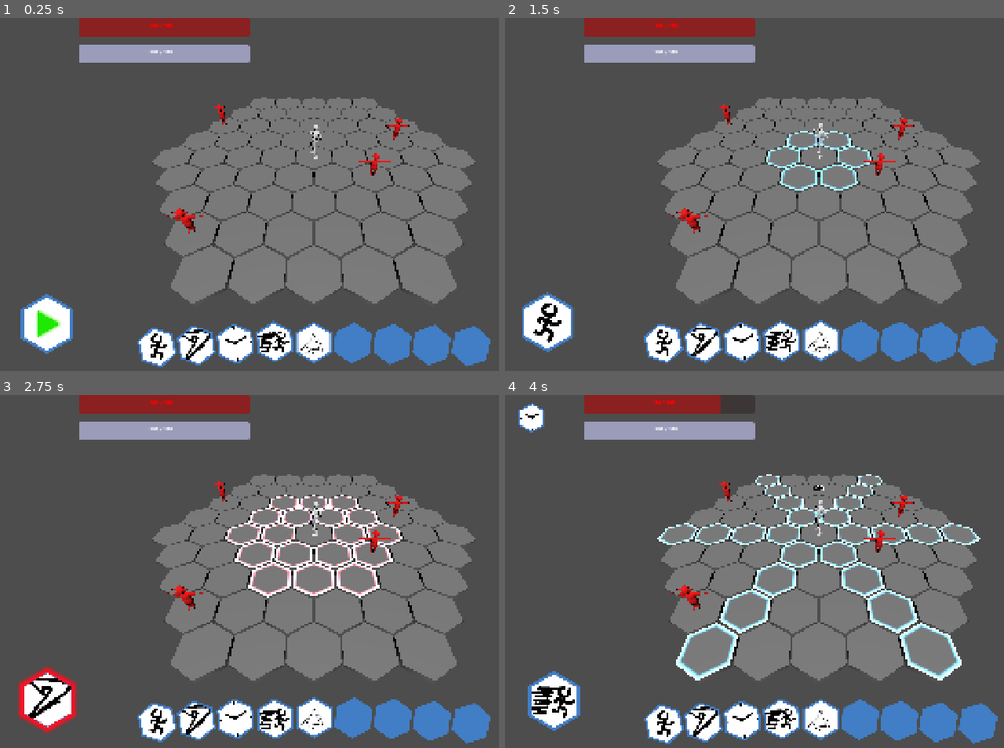
Above: before the commit, frames 1-4 (two rows, left to right).
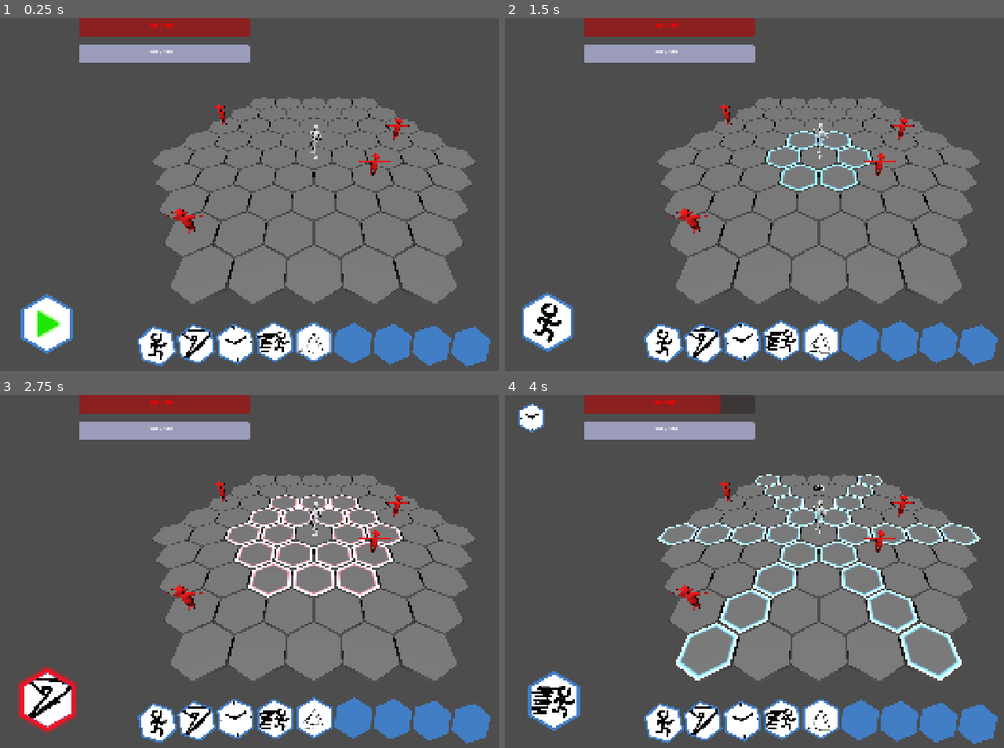
Above: after the commit, the same moments.

Repository: mmb5049/IGME601-Group4
Game: Godot game, scene res://Levels/Arena.tscn
Two runs of this game, one before a commit and one after it. Both use one fixed random seed, a clock stepped at 60 frames per second and the inputs below.
Inputs (mouse positions are in pixels of both pictures, inside the frame that each line leads up to):
- Up to frame 1 (0.25 s): no input
- Up to frame 2 (1.5 s): click (549, 325) at 0.5 s; tap Enter at 1.25 s; drag from (664, 339) to (879, 116) at 1.27 s
- Up to frame 3 (2.75 s): drag from (194, 719) to (284, 642) at 2.02 s
- Up to frame 4 (4 s): move the mouse to (739, 719) at 2.77 s; hold D 2.78-3.5 s; tap H at 2.85 s; click (739, 719) at 2.92 s; drag from (779, 716) to (629, 518) at 3.52 s

The runs differ from the first frame. In frame 1, 0.7% of the frame differs, in the area x 27-98%, y 85-99%; in frame 2, 0.6%; in frame 3, 0.5%; in frame 4, 0.8%, in the area x 27-98%, y 30-99%.

Commit message:
diagnostic test

Diff:
--- a/igme-601-group-4/Characters/Player.tscn
+++ b/igme-601-group-4/Characters/Player.tscn
@@ -150,43 +150,43 @@
 bones/0/parent = -1
 bones/0/rest = Transform3D(1, 0, 0, 0, 1, 0, 0, 0, 1, 0, 0.81398165, 0.06814192)
 bones/0/enabled = true
-bones/0/position = Vector3(-9.894788e-05, 0.65106994, -0.007858247)
-bones/0/rotation = Quaternion(0.06431051, -0.48952734, -0.032348543, 0.86901134)
+bones/0/position = Vector3(-9.895444e-05, 0.6510698, -0.007858224)
+bones/0/rotation = Quaternion(0.06431041, -0.48952746, -0.032348555, 0.86901134)
 bones/0/scale = Vector3(1, 1, 1)
 bones/1/name = "mixamorig_Spine"
 bones/1/parent = 0
 bones/1/rest = Transform3D(1, 0, 0, 0, 0.9645924, 0.26374522, 0, -0.26374522, 0.9645924, 0, 0.10061028, -0.027509537)
 bones/1/enabled = true
 bones/1/position = Vector3(0, 0.10061028, -0.027509537)
-bones/1/rotation = Quaternion(-0.06425338, -0.054773964, -0.00030879394, 0.9964292)
+bones/1/rotation = Quaternion(-0.064253315, -0.054774057, -0.00030877907, 0.99642926)
 bones/1/scale = Vector3(1, 1, 1)
 bones/2/name = "mixamorig_Spine1"
 bones/2/parent = 1
 bones/2/rest = Transform3D(1, 0, 0, 0, 1, 4.446753e-08, 0, -4.446753e-08, 1, 0, 0.121687345, -3.6354697e-11)
 bones/2/enabled = true
 bones/2/position = Vector3(0, 0.121687345, -3.6354742e-11)
-bones/2/rotation = Quaternion(0.06796483, -0.037058007, -0.03473468, 0.9963941)
+bones/2/rotation = Quaternion(0.067964844, -0.03705808, -0.034734674, 0.9963941)
 bones/2/scale = Vector3(1, 1, 1)
 bones/3/name = "mixamorig_Spine2"
 bones/3/parent = 2
 bones/3/rest = Transform3D(1, 0, 0, 0, 1, 0, 0, 0, 1, 0, 0.13907129, -1.9890563e-09)
 bones/3/enabled = true
 bones/3/position = Vector3(0, 0.13907129, -1.989056e-09)
-bones/3/rotation = Quaternion(0.067296885, -0.03779309, -0.035204303, 0.99639523)
+bones/3/rotation = Quaternion(0.067296915, -0.037792888, -0.035204306, 0.99639523)
 bones/3/scale = Vector3(1, 1, 1)
 bones/4/name = "mixamorig_Neck"
 bones/4/parent = 3
 bones/4/rest = Transform3D(1, 0, 0, 0, 0.9645924, -0.26374525, 0, 0.26374525, 0.9645924, 0, 0.15645508, -1.5100712e-08)
 bones/4/enabled = true
 bones/4/position = Vector3(0, 0.15645508, -1.5100712e-08)
-bones/4/rotation = Quaternion(0.20689958, 0.08088363, 0.007192296, 0.97498655)
+bones/4/rotation = Quaternion(0.2068995, 0.080883496, 0.00719227, 0.9749866)
 bones/4/scale = Vector3(1, 1, 1)
 bones/5/name = "mixamorig_Head"
 bones/5/parent = 4
 bones/5/rest = Transform3D(1, 0, 0, 0, 1, 0, 0, 0, 1, 0, 0.08347763, 0.01576488)
 bones/5/enabled = true
 bones/5/position = Vector3(0, 0.08347763, 0.01576488)
-bones/5/rotation = Quaternion(-0.22770679, 0.42289096, -0.09870822, 0.87153286)
+bones/5/rotation = Quaternion(-0.22770599, 0.42289108, -0.09870824, 0.87153304)
 bones/5/scale = Vector3(1, 1, 1)
 bones/6/name = "mixamorig_HeadTop_End"
 bones/6/parent = 5
@@ -200,28 +200,28 @@
 bones/7/rest = Transform3D(-0.11332464, 0.9194577, -0.3765037, -0.0007779896, -0.3790269, -0.92538536, -0.9935577, -0.10457611, 0.04366839, 0.046038847, 0.1370339, -0.005358467)
 bones/7/enabled = true
 bones/7/position = Vector3(0.046038847, 0.1370339, -0.005358467)
-bones/7/rotation = Quaternion(-0.5994585, -0.41574052, 0.5135837, -0.45170903)
+bones/7/rotation = Quaternion(-0.59945863, -0.4157405, 0.51358354, -0.45170918)
 bones/7/scale = Vector3(0.99999994, 0.99999994, 1)
 bones/8/name = "mixamorig_LeftArm"
 bones/8/parent = 7
 bones/8/rest = Transform3D(0.95911914, 0.20771083, 0.19221525, 0, 0.67919946, -0.73395365, -0.28300264, 0.70394903, 0.6514332, -1.2052287e-10, 0.10251119, -4.0301718e-10)
 bones/8/enabled = true
 bones/8/position = Vector3(-1.2052279e-10, 0.10251119, -4.0301684e-10)
-bones/8/rotation = Quaternion(-0.03751306, 0.16636592, -0.11500925, 0.9786154)
+bones/8/rotation = Quaternion(-0.037512854, 0.16636609, -0.11500952, 0.97861534)
 bones/8/scale = Vector3(1, 0.99999994, 0.99999994)
 bones/9/name = "mixamorig_LeftForeArm"
 bones/9/parent = 8
 bones/9/rest = Transform3D(0.9982099, -0.058617715, 0.011872323, 0.05980793, 0.97834486, -0.19815221, 1.8626451e-09, 0.19850755, 0.9800994, -1.14198095e-11, 0.320077, -3.460579e-09)
 bones/9/enabled = true
 bones/9/position = Vector3(-1.1419798e-11, 0.320077, -3.4605865e-09)
-bones/9/rotation = Quaternion(-7.602875e-05, -0.1415417, 0.5058466, 0.850932)
+bones/9/rotation = Quaternion(-7.620802e-05, -0.14154169, 0.5058472, 0.8509316)
 bones/9/scale = Vector3(1, 0.99999994, 1)
 bones/10/name = "mixamorig_LeftHand"
 bones/10/parent = 9
 bones/10/rest = Transform3D(0.9781592, -0.20693491, 0.01956027, 0.20785733, 0.9738184, -0.09204897, -4.656613e-09, 0.09410429, 0.9955624, -4.390939e-10, 0.21526238, -6.084109e-10)
 bones/10/enabled = true
 bones/10/position = Vector3(-4.390939e-10, 0.21526238, -6.0841115e-10)
-bones/10/rotation = Quaternion(-0.32926485, -0.013800131, 0.032352105, 0.94358236)
+bones/10/rotation = Quaternion(-0.32926488, -0.013800127, 0.032352068, 0.94358236)
 bones/10/scale = Vector3(1, 1, 1)
 bones/11/name = "mixamorig_LeftHandIndex1"
 bones/11/parent = 10
@@ -256,28 +256,28 @@
 bones/15/rest = Transform3D(-0.111453176, -0.91945755, 0.37706223, 0.0007649958, -0.3795054, -0.92518914, 0.9937694, -0.102826804, 0.04300046, -0.046038847, 0.13700938, -0.0052688033)
 bones/15/enabled = true
 bones/15/position = Vector3(-0.046038847, 0.13700938, -0.0052688033)
-bones/15/rotation = Quaternion(0.5174916, -0.486136, 0.4750912, 0.5197719)
+bones/15/rotation = Quaternion(0.51749146, -0.48613605, 0.47509107, 0.51977193)
 bones/15/scale = Vector3(1, 0.9999999, 0.99999994)
 bones/16/name = "mixamorig_RightArm"
 bones/16/parent = 15
 bones/16/rest = Transform3D(0.9586239, -0.20893791, -0.19335258, 7.450581e-09, 0.6792029, -0.7339505, 0.28467572, 0.7035825, 0.65110016, 1.1995588e-10, 0.10251119, -4.0318593e-10)
 bones/16/enabled = true
 bones/16/position = Vector3(1.1995588e-10, 0.10251119, -4.0318596e-10)
-bones/16/rotation = Quaternion(0.22315997, -0.37221313, 0.1833171, 0.8820725)
+bones/16/rotation = Quaternion(0.22315963, -0.37221283, 0.1833171, 0.8820727)
 bones/16/scale = Vector3(1, 1, 1)
 bones/17/name = "mixamorig_RightForeArm"
 bones/17/parent = 16
 bones/17/rest = Transform3D(0.9983887, 0.055617325, -0.011257065, -0.05674512, 0.978546, -0.1980598, 1.8626451e-09, 0.19837946, 0.9801253, 1.4571178e-11, 0.3200767, -7.5837925e-10)
 bones/17/enabled = true
 bones/17/position = Vector3(1.457118e-11, 0.3200767, -7.583862e-10)
-bones/17/rotation = Quaternion(-0.001665046, 0.15671599, -0.5582874, 0.81471014)
+bones/17/rotation = Quaternion(-0.0016649934, 0.15671603, -0.5582877, 0.81471)
 bones/17/scale = Vector3(1, 1, 1)
 bones/18/name = "mixamorig_RightHand"
 bones/18/parent = 17
 bones/18/rest = Transform3D(0.99988943, -0.014809262, 0.0013296303, 0.014868831, 0.9958835, -0.08941411, 0, 0.08942399, 0.9959937, 6.430178e-11, 0.2152094, 1.5304245e-09)
 bones/18/enabled = true
 bones/18/position = Vector3(6.430176e-11, 0.2152094, 1.5304245e-09)
-bones/18/rotation = Quaternion(-0.079801925, -0.2342029, -0.37863505, 0.891861)
+bones/18/rotation = Quaternion(-0.0798014, -0.2342031, -0.37863535, 0.891861)
 bones/18/scale = Vector3(0.99999994, 0.99999994, 1)
 bones/19/name = "mixamorig_RightHandIndex1"
 bones/19/parent = 18
@@ -312,28 +312,28 @@
 bones/23/rest = Transform3D(-0.9849099, 0.17306876, 1.8626451e-09, -0.1683031, -0.9577892, -0.2330542, -0.040334396, -0.22953735, 0.9724637, 0.10426333, -0.05581108, -0.002646222)
 bones/23/enabled = true
 bones/23/position = Vector3(0.10426333, -0.05581108, -0.002646222)
-bones/23/rotation = Quaternion(0.119865425, 0.4062643, 0.84980255, -0.3137154)
+bones/23/rotation = Quaternion(0.11986564, 0.40626413, 0.84980243, -0.31371585)
 bones/23/scale = Vector3(1.0000001, 1.0000001, 0.99999994)
 bones/24/name = "mixamorig_LeftLeg"
 bones/24/parent = 23
 bones/24/rest = Transform3D(0.9935895, 0.11072184, -0.022815263, -0.11304805, 0.97314423, -0.20052543, -1.8626451e-09, 0.20181918, 0.9794228, -6.812114e-10, 0.41192076, -2.0316118e-09)
 bones/24/enabled = true
 bones/24/position = Vector3(-6.812115e-10, 0.41192076, -2.0316118e-09)
-bones/24/rotation = Quaternion(-0.6352111, -0.06521166, -0.050937757, 0.767893)
+bones/24/rotation = Quaternion(-0.6352111, -0.065212265, -0.050937653, 0.767893)
 bones/24/scale = Vector3(0.99999994, 1, 1)
 bones/25/name = "mixamorig_LeftFoot"
 bones/25/parent = 24
 bones/25/rest = Transform3D(0.98786485, 0.1339562, 0.078605175, 0, 0.5060986, -0.8624756, -0.15531592, 0.85200936, 0.49995703, -2.3992586e-11, 0.29177505, -1.9800184e-10)
 bones/25/enabled = true
 bones/25/position = Vector3(-2.3992683e-11, 0.29177505, -1.9800182e-10)
-bones/25/rotation = Quaternion(0.6663513, -0.027509838, -0.098806694, 0.73855025)
+bones/25/rotation = Quaternion(0.6663509, -0.027509728, -0.098807, 0.7385506)
 bones/25/scale = Vector3(1, 1, 0.99999994)
 bones/26/name = "mixamorig_LeftToeBase"
 bones/26/parent = 25
 bones/26/rest = Transform3D(0.986723, -0.08922854, -0.13570528, 1.1175871e-08, 0.835562, -0.54939616, 0.162412, 0.54210186, 0.82446826, 1.3007226e-09, 0.16275734, -4.2899044e-09)
 bones/26/enabled = true
 bones/26/position = Vector3(1.3007226e-09, 0.16275734, -4.2899044e-09)
-bones/26/rotation = Quaternion(0.28578612, -0.07805546, 0.02336257, 0.9548235)
+bones/26/rotation = Quaternion(0.2857857, -0.07805558, 0.023362568, 0.9548236)
 bones/26/scale = Vector3(0.99999994, 1, 0.99999994)
 bones/27/name = "mixamorig_LeftToe_End"
 bones/27/parent = 26
@@ -347,28 +347,28 @@
 bones/28/rest = Transform3D(-0.984957, -0.1728003, 0, 0.16777334, -0.9563035, -0.23944947, 0.04137694, -0.23584741, 0.9709088, -0.10426333, -0.05581108, -0.0020454358)
 bones/28/enabled = true
 bones/28/position = Vector3(-0.10426333, -0.05581108, -0.0020454358)
-bones/28/rotation = Quaternion(-0.099423215, 0.3550073, 0.9215795, 0.121557586)
+bones/28/rotation = Quaternion(-0.09942314, 0.35500714, 0.9215796, 0.12155761)
 bones/28/scale = Vector3(1.0000001, 1.0000001, 1)
 bones/29/name = "mixamorig_RightLeg"
 bones/29/parent = 28
 bones/29/rest = Transform3D(0.9936516, -0.10967598, 0.025053471, 0.11250109, 0.9686991, -0.2212816, 0, 0.22269537, 0.9748881, -2.4715163e-10, 0.4125607, -5.7406027e-09)
 bones/29/enabled = true
 bones/29/position = Vector3(-2.4715163e-10, 0.4125607, -5.7406027e-09)
-bones/29/rotation = Quaternion(-0.63419837, -0.06687936, 0.079189904, 0.76619095)
+bones/29/rotation = Quaternion(-0.63419896, -0.06688023, 0.07919017, 0.76619047)
 bones/29/scale = Vector3(1, 0.99999994, 1)
 bones/30/name = "mixamorig_RightFoot"
 bones/30/parent = 29
 bones/30/rest = Transform3D(0.9870802, -0.13614312, -0.08448516, -7.450581e-09, 0.52728415, -0.84968907, 0.16022702, 0.8387112, 0.5204717, -3.0795239e-10, 0.29166, 2.1494631e-10)
 bones/30/enabled = true
 bones/30/position = Vector3(-3.0795244e-10, 0.29166, 2.149463e-10)
-bones/30/rotation = Quaternion(0.74990284, -0.0585567, 0.047243632, 0.6572556)
+bones/30/rotation = Quaternion(0.74990344, -0.05855657, 0.047243394, 0.65725493)
 bones/30/scale = Vector3(1, 1, 1)
 bones/31/name = "mixamorig_RightToeBase"
 bones/31/parent = 30
 bones/31/rest = Transform3D(0.9855718, 0.09450847, 0.14041516, -1.1175871e-08, 0.8295925, -0.5583693, -0.169258, 0.550313, 0.817623, -9.930118e-10, 0.16014789, -4.060983e-09)
 bones/31/enabled = true
 bones/31/position = Vector3(-9.930118e-10, 0.16014789, -4.060983e-09)
-bones/31/rotation = Quaternion(0.29084274, 0.081236966, -0.024792468, 0.9529934)
+bones/31/rotation = Quaternion(0.2908423, 0.081236966, -0.024792591, 0.95299363)
 bones/31/scale = Vector3(1, 1, 1)
 bones/32/name = "mixamorig_RightToe_End"
 bones/32/parent = 31
--- a/igme-601-group-4/Characters/player_controller.gd
+++ b/igme-601-group-4/Characters/player_controller.gd
@@ -376,9 +376,12 @@
 			if has_animation:
 				animationManager.take_action.connect(attack)
 				await animationManager.animationPlayer.animation_finished
-				animationManager.take_action.disconnect(attack)
-			else:
-				attack.call(0)
+
+   		 # Diagnostic: ensure damage executes even if the animation
+   		 # never triggered its action keyframe.
+				if animationManager.take_action.is_connected(attack):
+					animationManager.take_action.disconnect(attack)
+					attack.call(0)
 
 		Global.AbilityType.TRAP:
 			var trap_cell: Vector2i = (
